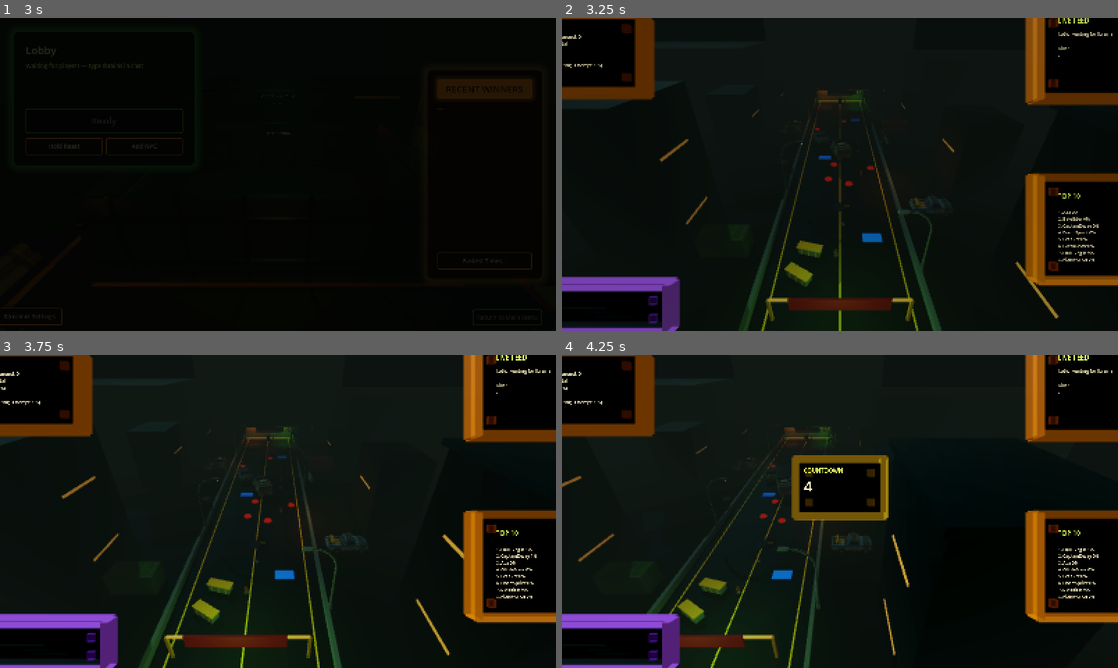
Above: before the commit, frames 1-4 (two rows, left to right).
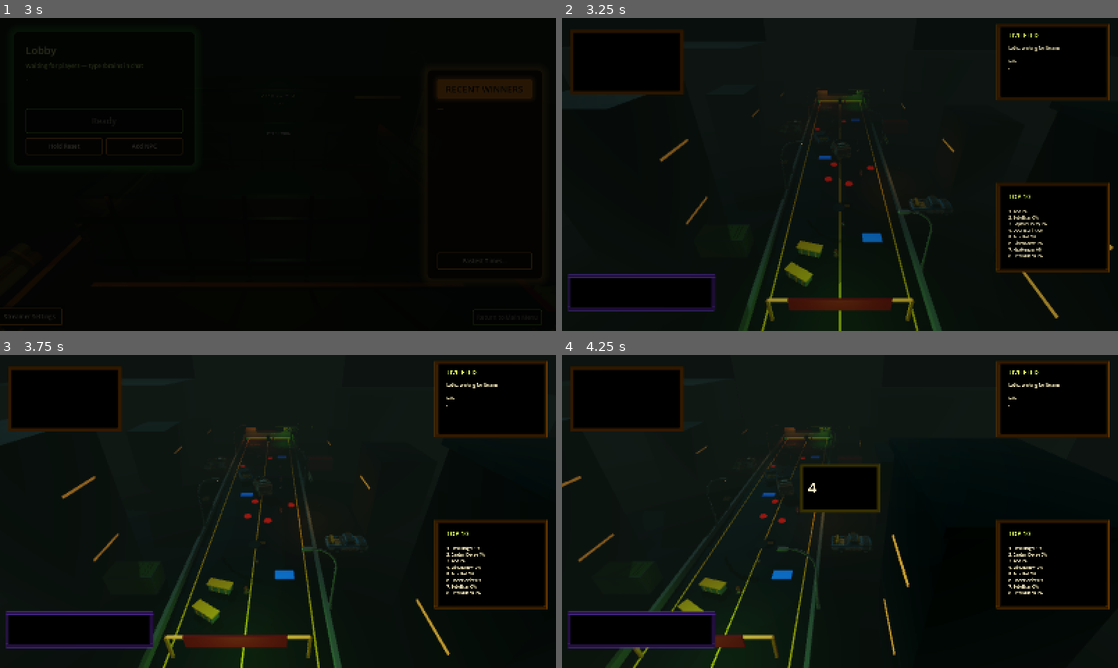
Above: after the commit, the same moments.

Repository: Knoxamiz/zombie-horde
Game: Godot game, scene res://scenes/main_menu/main_menu.tscn
Same seed, same stepped clock (60 frames per second), same inputs: the game is played once before the commit and once after it.
Inputs (mouse positions are in pixels of both pictures, inside the frame that each line leads up to):
- Up to frame 1 (3 s): tap Enter (round_start) at 0.5 s; move the mouse to (400, 158) at 0.52 s; hold Right 0.53-1.25 s; hold S (camera_back) 0.53-1.25 s; click (400, 158) at 0.67 s; drag from (166, 190) to (250, 237) at 1.27 s; click "DONE" at 2 s; click "Ready (8)" at 2.75 s
- Up to frame 2 (3.25 s): no input
- Up to frame 3 (3.75 s): move the mouse to (333, 442) at 3.52 s; hold Right from 3.53 s (still down); hold F (camera_director) from 3.53 s (still down)
- Up to frame 4 (4.25 s): keep holding Right; keep holding F (camera_director)

Frame 1 is identical in both runs. In frame 2, 10% of the frame differs, in the area x 0-100%, y 0-100%; in frame 3, 11%; in frame 4, 13%.

Commit message:
Flatten race HUD boards and pull corner panels fully in frame
Add flat_mode to WorldTextBoard for broadcast-style panels: thin coplanar
border strips, no extruded rims, bolts, or surface scuffs. Enable flat_mode
on all RaceBoards and move left/right corners inward so panels fit the
camera frustum. Countdown and results boards stay centered.

Co-authored-by: Knoxamiz <Knoxamiz@users.noreply.github.com>

Diff:
--- a/scenes/main/main_game.tscn
+++ b/scenes/main/main_game.tscn
@@ -289,50 +289,58 @@
 visible = false
 
 [node name="RaceStatusBoard" type="Node3D" parent="SpectatorCamera/Camera3D/WorldMenus3D/RaceBoards"]
-transform = Transform3D(1, 0, 0, 0, 1, 0, 0, 0, 1, -4.45, 2.05, -4.35)
+transform = Transform3D(1, 0, 0, 0, 1, 0, 0, 0, 1, -3.7, 1.95, -4.35)
 script = ExtResource("49_world_board")
 title_text = "RACE STATUS"
 body_text = "State: Idle"
-board_size = Vector2(2.05, 1.18)
+board_size = Vector2(1.95, 1.12)
 title_font_size = 22
 body_font_size = 15
 face_color = Color(0.012, 0.018, 0.012, 0.94)
 frame_color = Color(0.95, 0.48, 0.08, 1)
+flat_mode = true
+glow_strength = 0.08
 
 [node name="RaceFeedBoard" type="Node3D" parent="SpectatorCamera/Camera3D/WorldMenus3D/RaceBoards"]
-transform = Transform3D(1, 0, 0, 0, 1, 0, 0, 0, 1, 4.45, 2.05, -4.35)
+transform = Transform3D(1, 0, 0, 0, 1, 0, 0, 0, 1, 3.7, 1.95, -4.35)
 script = ExtResource("49_world_board")
 title_text = "LIVE FEED"
 body_text = "Lotto: waiting for !brains\n\nKills:\n-"
-board_size = Vector2(2.05, 1.38)
+board_size = Vector2(1.95, 1.32)
 title_font_size = 22
 body_font_size = 15
 face_color = Color(0.012, 0.018, 0.012, 0.94)
 frame_color = Color(0.95, 0.48, 0.08, 1)
+flat_mode = true
+glow_strength = 0.08
 
 [node name="RaceLeadersBoard" type="Node3D" parent="SpectatorCamera/Camera3D/WorldMenus3D/RaceBoards"]
-transform = Transform3D(1, 0, 0, 0, 1, 0, 0, 0, 1, 4.45, -0.92, -4.35)
+transform = Transform3D(1, 0, 0, 0, 1, 0, 0, 0, 1, 3.7, -0.92, -4.35)
 script = ExtResource("49_world_board")
 title_text = "TOP 10"
 body_text = "-"
-board_size = Vector2(2.05, 1.62)
+board_size = Vector2(1.95, 1.55)
 title_font_size = 22
 body_font_size = 14
 face_color = Color(0.012, 0.018, 0.012, 0.94)
 frame_color = Color(0.95, 0.48, 0.08, 1)
+flat_mode = true
+glow_strength = 0.08
 
 [node name="RaceCommandBoard" type="Node3D" parent="SpectatorCamera/Camera3D/WorldMenus3D/RaceBoards"]
-transform = Transform3D(1, 0, 0, 0, 1, 0, 0, 0, 1, -4.35, -2.28, -4.35)
+transform = Transform3D(1, 0, 0, 0, 1, 0, 0, 0, 1, -3.45, -2.05, -4.35)
 script = ExtResource("49_world_board")
 title_text = "CHAT COMMAND"
 body_text = "Type !brains to join."
-board_size = Vector2(2.75, 0.66)
+board_size = Vector2(2.55, 0.62)
 title_font_size = 18
 body_font_size = 16
 face_color = Color(0.03, 0.018, 0.045, 0.94)
 frame_color = Color(0.74, 0.34, 1, 1)
 title_color = Color(0.86, 0.52, 1, 1)
 body_color = Color(1, 0.92, 0.76, 1)
+flat_mode = true
+glow_strength = 0.08
 
 [node name="RaceCountdownBoard" type="Node3D" parent="SpectatorCamera/Camera3D/WorldMenus3D/RaceBoards"]
 visible = false
@@ -345,6 +353,8 @@
 body_font_size = 52
 face_color = Color(0.02, 0.012, 0.008, 0.98)
 frame_color = Color(1, 0.72, 0.16, 1)
+flat_mode = true
+glow_strength = 0.1
 
 [node name="RaceResultsBoard" type="Node3D" parent="SpectatorCamera/Camera3D/WorldMenus3D/RaceBoards"]
 visible = false
@@ -357,6 +367,8 @@
 body_font_size = 17
 face_color = Color(0.012, 0.018, 0.012, 0.97)
 frame_color = Color(0.95, 0.48, 0.08, 1)
+flat_mode = true
+glow_strength = 0.08
 
 [node name="RaceResultResetButton3D" parent="SpectatorCamera/Camera3D/WorldMenus3D/RaceBoards" instance=ExtResource("50_3d_button")]
 visible = false
--- a/scripts/ui/world_text_board.gd
+++ b/scripts/ui/world_text_board.gd
@@ -15,6 +15,8 @@
 @export var body_color: Color = Color(1.0, 0.94, 0.74, 1.0)
 @export var glow_strength: float = 0.18
 @export_range(0.0, 1.0, 0.05) var texture_strength: float = 0.75
+@export var flat_mode: bool = false
+@export var border_thickness: float = 0.055
 @export var title_z: float = 0.16
 @export var body_z: float = 0.17
 
@@ -97,6 +99,10 @@
 	return label
 
 func _apply_layout() -> void:
+	if flat_mode:
+		_apply_flat_layout()
+		return
+
 	_face_material = _make_material(face_color, glow_strength)
 	_frame_material = _make_material(frame_color, glow_strength * 1.8)
 	_detail_material = _make_material(_shift_color(face_color, 0.055), glow_strength * 0.7)
@@ -108,10 +114,63 @@
 	_set_box(_left_rim, Vector3(0.13, board_size.y + 0.18, board_depth + 0.08), Vector3(-board_size.x * 0.5 - 0.06, 0.0, 0.03), _frame_material)
 	_set_box(_right_rim, Vector3(0.13, board_size.y + 0.18, board_depth + 0.08), Vector3(board_size.x * 0.5 + 0.06, 0.0, 0.03), _frame_material)
 	_apply_surface_detail()
+	_set_detail_visible(true)
 
 	var left_edge: float = -board_size.x * 0.43
 	_title_label.position = Vector3(left_edge, board_size.y * 0.4, board_depth * 0.5 + title_z)
 	_body_label.position = Vector3(left_edge, board_size.y * 0.22, board_depth * 0.5 + body_z)
+
+func _apply_flat_layout() -> void:
+	var flat_depth: float = 0.02
+	var border: float = max(border_thickness, 0.03)
+	var inner_size: Vector2 = Vector2(
+		max(board_size.x - border * 2.0, 0.2),
+		max(board_size.y - border * 2.0, 0.2)
+	)
+	var flat_glow: float = glow_strength * 0.2
+
+	_face_material = _make_material(face_color, flat_glow)
+	_frame_material = _make_material(frame_color, flat_glow * 1.2)
+
+	_set_box(_face, Vector3(inner_size.x, inner_size.y, flat_depth), Vector3(0.0, 0.0, 0.0), _face_material)
+	_set_box(
+		_top_rim,
+		Vector3(board_size.x, border, flat_depth),
+		Vector3(0.0, board_size.y * 0.5 - border * 0.5, 0.0),
+		_frame_material
+	)
+	_set_box(
+		_bottom_rim,
+		Vector3(board_size.x, border, flat_depth),
+		Vector3(0.0, -board_size.y * 0.5 + border * 0.5, 0.0),
+		_frame_material
+	)
+	_set_box(
+		_left_rim,
+		Vector3(border, inner_size.y, flat_depth),
+		Vector3(-board_size.x * 0.5 + border * 0.5, 0.0, 0.0),
+		_frame_material
+	)
+	_set_box(
+		_right_rim,
+		Vector3(border, inner_size.y, flat_depth),
+		Vector3(board_size.x * 0.5 - border * 0.5, 0.0, 0.0),
+		_frame_material
+	)
+	_set_detail_visible(false)
+
+	var text_z: float = flat_depth * 0.5 + 0.01
+	var left_edge: float = -inner_size.x * 0.43
+	_title_label.position = Vector3(left_edge, board_size.y * 0.4, text_z + title_z * 0.08)
+	_body_label.position = Vector3(left_edge, board_size.y * 0.22, text_z + body_z * 0.08)
+
+func _set_detail_visible(enabled: bool) -> void:
+	for detail_node in _face_detail_nodes:
+		if detail_node != null:
+			detail_node.visible = enabled
+	for bolt_node in _bolt_nodes:
+		if bolt_node != null:
+			bolt_node.visible = enabled
 
 func _apply_surface_detail() -> void:
 	var detail_alpha: float = clamp(texture_strength, 0.0, 1.0)
